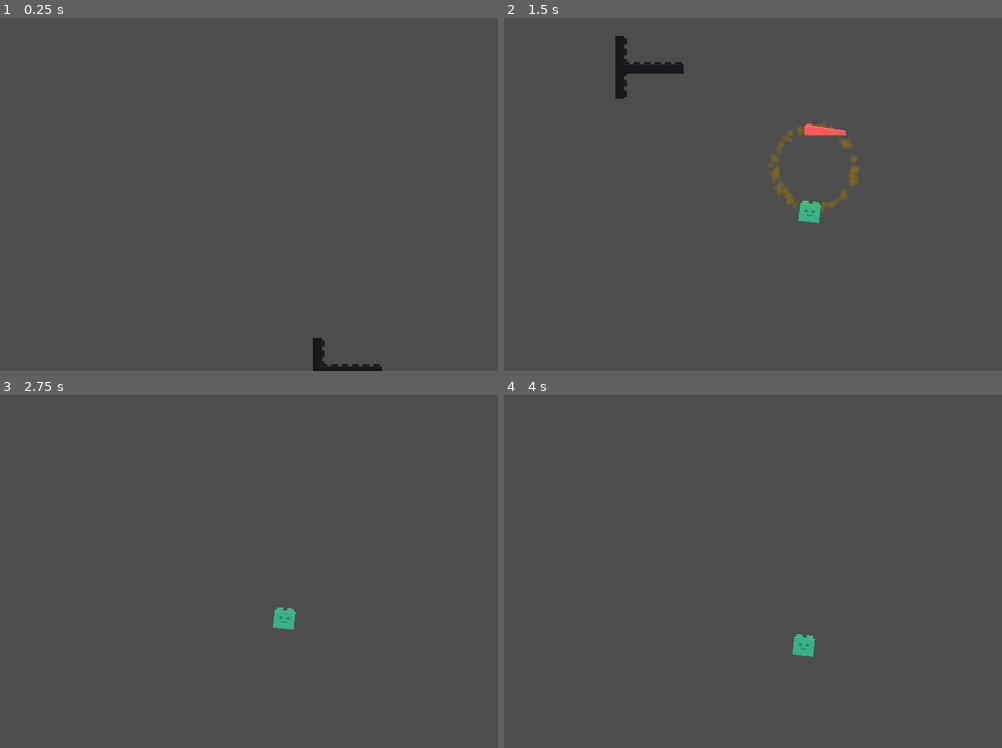
Above: before the commit, frames 1-4 (two rows, left to right).
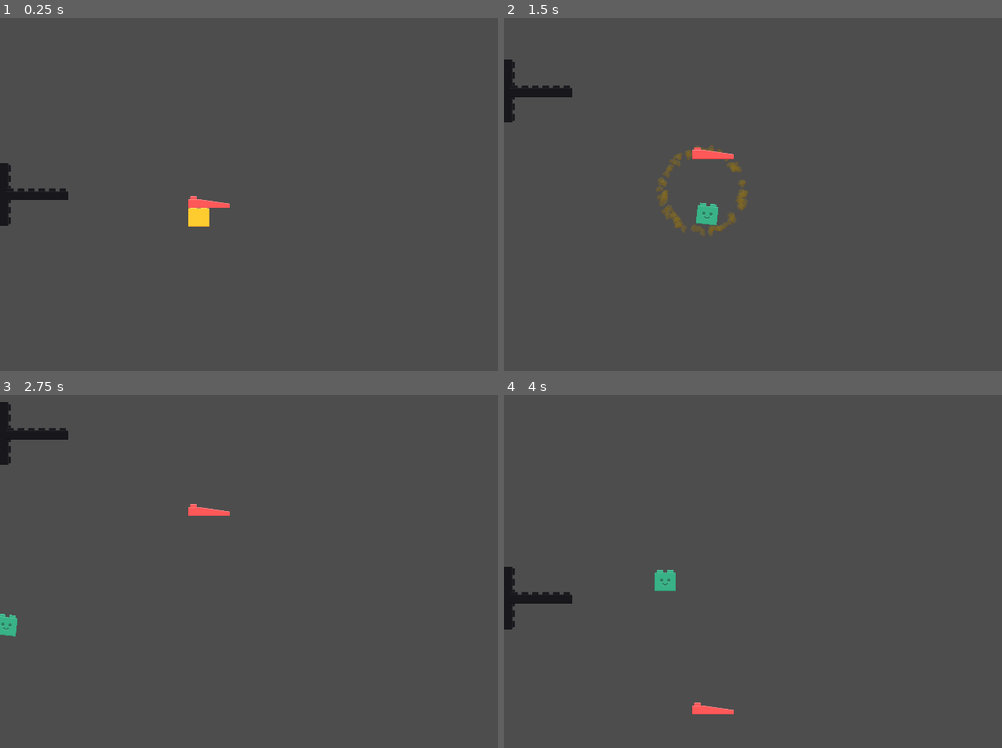
Above: after the commit, the same moments.

Repository: mlotr/Blocks_Gone_Wrong
Game: Godot game, scene res://scenes/level_1.tscn
Two runs of this game, one before a commit and one after it. Both use one fixed random seed, a clock stepped at 60 frames per second and the inputs below. The project has no main scene, so this scene is started directly.
Inputs (mouse positions are in pixels of both pictures, inside the frame that each line leads up to):
- Up to frame 1 (0.25 s): no input
- Up to frame 2 (1.5 s): tap Enter at 0.5 s; move the mouse to (957, 176) at 0.52 s; press the mouse at (957, 176) at 0.53 s; hold Up (ui_up) 0.53-1.28 s; move the mouse to (693, 212) at 1.27 s; release the mouse at (693, 212) at 1.28 s; hold Down (ui_down) from 1.28 s (still down); click (693, 212) at 1.35 s
- Up to frame 3 (2.75 s): move the mouse to (378, 493) at 2.02 s; release Down (ui_down) at 2.03 s; press the mouse at (378, 493) at 2.03 s; hold Up (ui_up) from 2.03 s (still down)
- Up to frame 4 (4 s): move the mouse to (787, 642) at 2.77 s; release the mouse at (787, 642) at 2.78 s; click (787, 642) at 2.85 s; move the mouse to (outside the picture) at 3.52 s; release Up (ui_up) at 3.53 s; press the mouse at (outside the picture) at 3.53 s; hold Down (ui_down) from 3.53 s (still down)

The runs differ from the first frame. In frame 1, 1.5% of the frame differs, in the area x 0-77%, y 41-100%; in frame 2, 3.8%, in the area x 0-72%, y 5-62%; in frame 3, 1.3%; in frame 4, 1.4%.

Commit message:
Update level_1.tscn

Diff:
--- a/scenes/level_1.tscn
+++ b/scenes/level_1.tscn
@@ -7,24 +7,33 @@
 
 [node name="Level1" type="Node2D"]
 
-[node name="Block" parent="." instance=ExtResource("1_n0uur")]
+[node name="Cannon" parent="." instance=ExtResource("3_boywy")]
+position = Vector2(16, 536)
+
+[node name="GameCamera" type="Camera2D" parent="."]
+position = Vector2(960, 536)
+limit_left = 0
+limit_right = 2500
+limit_bottom = 1500
+limit_smoothed = true
+position_smoothing_enabled = true
+script = ExtResource("4_fbl8c")
+cannon_path = NodePath("../Cannon")
+
+[node name="BlocksContainer" type="Node2D" parent="."]
+
+[node name="Block" parent="BlocksContainer" instance=ExtResource("1_n0uur")]
 position = Vector2(608, 602)
 
-[node name="Block2" parent="." instance=ExtResource("1_n0uur")]
+[node name="Block2" parent="BlocksContainer" instance=ExtResource("1_n0uur")]
 position = Vector2(640, 560)
 block_color = "Red"
 max_hits = 3
 
-[node name="Sprite2D" parent="Block2" index="0"]
+[node name="Sprite2D" parent="BlocksContainer/Block2" index="0"]
 texture = ExtResource("2_msf48")
 
-[node name="CollisionPolygon2D" parent="Block2" index="1"]
+[node name="CollisionPolygon2D" parent="BlocksContainer/Block2" index="1"]
 polygon = PackedVector2Array(-2, -10, -2, -47, 126, -23, 126, -9)
 
-[node name="Cannon" parent="." instance=ExtResource("3_boywy")]
-position = Vector2(16, 536)
-
-[node name="GameCamera" type="Camera2D" parent="."]
-script = ExtResource("4_fbl8c")
-
-[editable path="Block2"]
+[editable path="BlocksContainer/Block2"]
